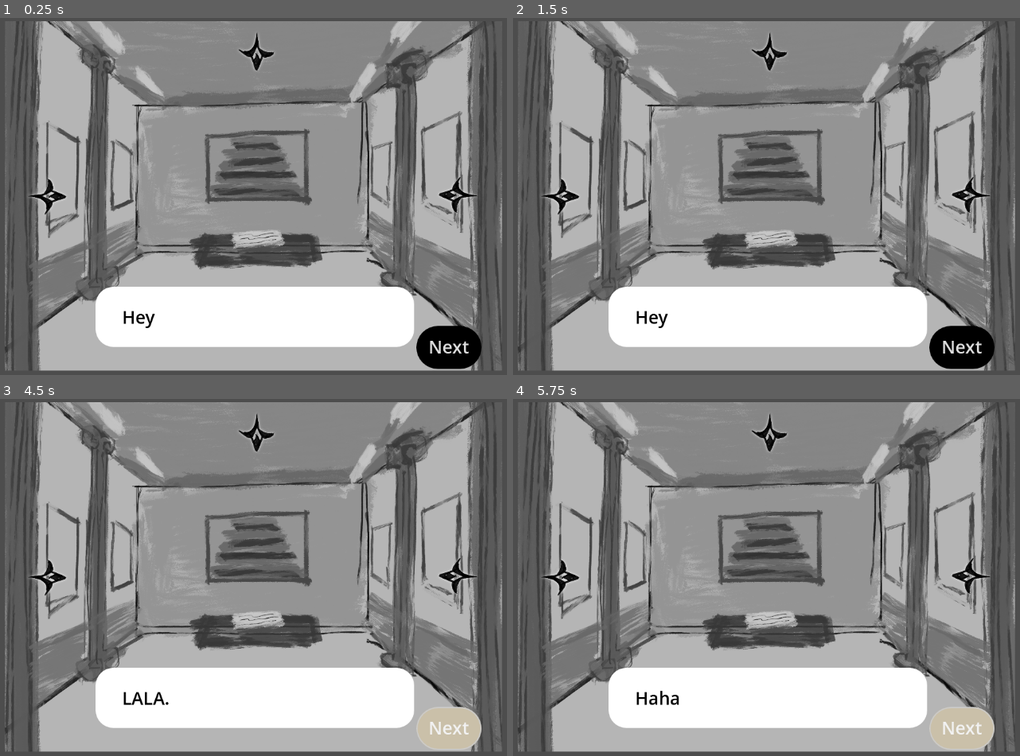
Above: before the commit, frames 1-4 (two rows, left to right).
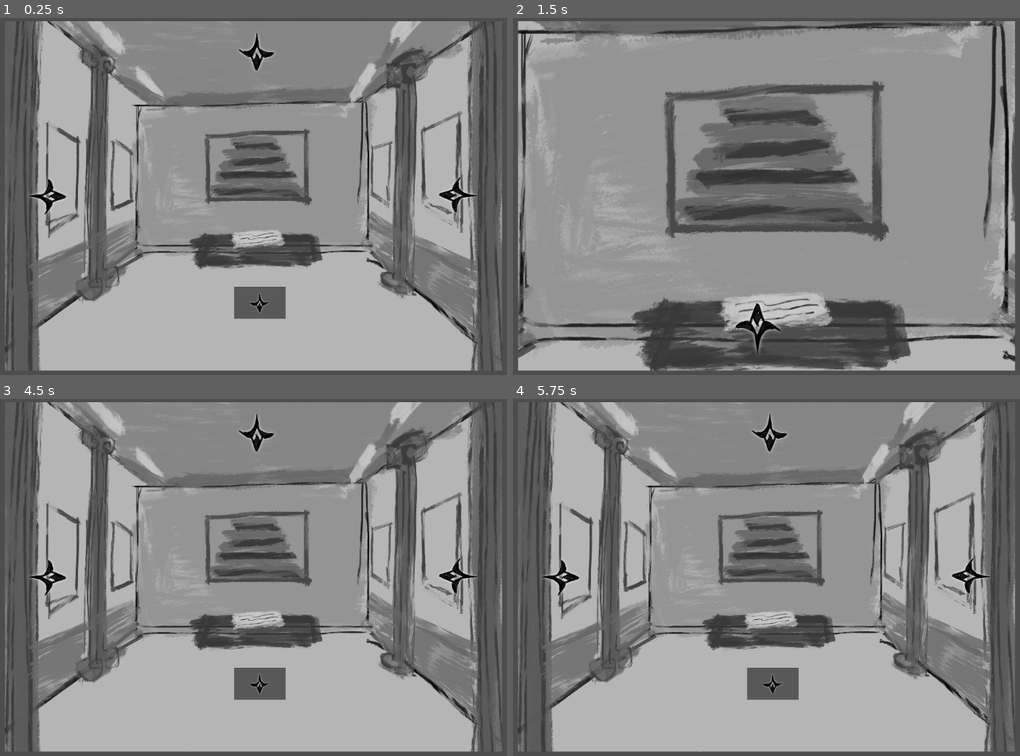
Above: after the commit, the same moments.

Repository: yaliu10/Escape-Room
Game: Godot game, scene res://Scenes/main.tscn
Same seed, same stepped clock (60 frames per second), same inputs: the game is played once before the commit and once after it.
Inputs (mouse positions are in pixels of both pictures, inside the frame that each line leads up to):
- Up to frame 1 (0.25 s): no input
- Up to frame 2 (1.5 s): click (771, 53) at 0.5 s; click (969, 196) at 1.25 s
- Up to frame 3 (4.5 s): click (45, 577) at 2 s; click (258, 684) at 2.77 s; click (243, 709) at 3.52 s; click (451, 727) at 4.25 s, where only the run before the commit has a clickable "Next"
- Up to frame 4 (5.75 s): click (964, 727) at 5 s, where only the run before the commit has a clickable "Next"

The runs differ from the first frame. In frame 1, 12% of the frame differs, in the area x 18-95%, y 75-99%; in frame 2, 71%, in the area x 0-100%, y 0-99%; in frame 3, 11%; in frame 4, 11%.

Commit message:
Editing the dialogue property

Diff:
--- a/escape-room/Scenes/main.tscn
+++ b/escape-room/Scenes/main.tscn
@@ -1,9 +1,8 @@
-[gd_scene load_steps=5 format=3 uid="uid://bombr13ma3q8o"]
+[gd_scene load_steps=4 format=3 uid="uid://bombr13ma3q8o"]
 
 [ext_resource type="Script" path="res://Scripts/main.gd" id="1_uc6yk"]
 [ext_resource type="Texture2D" uid="uid://dtgphwhgvi6iy" path="res://art/IMG_2640.PNG" id="2_g73d6"]
 [ext_resource type="Texture2D" uid="uid://pnpi4rjo80q4" path="res://art/placeholder arrow.PNG" id="3_j2lnq"]
-[ext_resource type="PackedScene" uid="uid://d2s2as4a4dcra" path="res://Scenes/dialogue.tscn" id="4_rbcvt"]
 
 [node name="Main" type="Control"]
 layout_mode = 3
@@ -51,9 +50,16 @@
 icon = ExtResource("3_j2lnq")
 flat = true
 
-[node name="Dialogue" parent="." instance=ExtResource("4_rbcvt")]
-layout_mode = 1
+[node name="text object" type="Button" parent="."]
+layout_mode = 0
+offset_left = 660.0
+offset_top = 488.0
+offset_right = 3668.0
+offset_bottom = 2612.0
+scale = Vector2(-0.0309632, 0.0273233)
+icon = ExtResource("3_j2lnq")
 
 [connection signal="pressed" from="Up Button" to="." method="_on_up_button_pressed"]
 [connection signal="pressed" from="Right Button" to="." method="_on_right_button_pressed"]
 [connection signal="pressed" from="Left Button" to="." method="_on_left_button_pressed"]
+[connection signal="pressed" from="text object" to="." method="_on_text_object_pressed"]
--- /dev/null
+++ b/escape-room/Scenes/test_scene.tscn
@@ -0,0 +1,3 @@
+[gd_scene format=3 uid="uid://bjbleu53pmsee"]
+
+[node name="TestScene" type="Node2D"]
--- a/escape-room/Scripts/dialogue.gd
+++ b/escape-room/Scripts/dialogue.gd
@@ -3,7 +3,7 @@
 @onready var rich_text_label: RichTextLabel = %RichTextLabel
 @onready var next_button: Button = %NextButton
 
-var dialogue_items: Array[String] = [
+@export var dialogue_items: Array[String] = [
 	"Hey",
 	"LALA.",
 	"Haha",
--- a/escape-room/Scripts/main.gd
+++ b/escape-room/Scripts/main.gd
@@ -11,3 +11,9 @@
 func _on_left_button_pressed() -> void:
 	var game = preload ("res://Scenes/left_wall.tscn").instantiate()
 	get_tree().get_root().add_child(game)
+
+
+
+func _on_text_object_pressed() -> void:
+	var game = preload ("res://Scenes/dialogue.tscn").instantiate()
+	get_tree().get_root().add_child(game)
--- /dev/null
+++ b/escape-room/Scripts/text_editing.gd
@@ -0,0 +1,3 @@
+class_name Dialogue extends Resource
+
+@export_multiline var text := ""
--- a/escape-room/left_wall.gd
+++ /dev/null
@@ -1,6 +0,0 @@
-extends Control
-
-
-
-func _on_button_pressed() -> void:
-		get_tree().change_scene_to_file("res://main.tscn")
--- a/escape-room/left_wall.tscn
+++ /dev/null
@@ -1,32 +0,0 @@
-[gd_scene load_steps=4 format=3 uid="uid://oq6qrtu11aho"]
-
-[ext_resource type="Script" path="res://left_wall.gd" id="1_crjaa"]
-[ext_resource type="Texture2D" uid="uid://dodxkgqtjqnux" path="res://art/placeholder left wall.PNG" id="1_fxllj"]
-[ext_resource type="Texture2D" uid="uid://pnpi4rjo80q4" path="res://art/placeholder arrow.PNG" id="3_alxna"]
-
-[node name="Left Wall" type="Control"]
-layout_mode = 3
-anchors_preset = 15
-anchor_right = 1.0
-anchor_bottom = 1.0
-grow_horizontal = 2
-grow_vertical = 2
-script = ExtResource("1_crjaa")
-
-[node name="PlaceholderLeftWall" type="Sprite2D" parent="."]
-position = Vector2(602, 323)
-scale = Vector2(0.3, 0.3)
-texture = ExtResource("1_fxllj")
-
-[node name="Button" type="Button" parent="."]
-layout_mode = 0
-offset_left = 695.0
-offset_top = 637.0
-offset_right = 3703.0
-offset_bottom = 2761.0
-rotation = 3.12593
-scale = Vector2(0.0715281, 0.0715281)
-icon = ExtResource("3_alxna")
-flat = true
-
-[connection signal="pressed" from="Button" to="." method="_on_button_pressed"]
--- a/escape-room/main.gd
+++ /dev/null
@@ -1,13 +0,0 @@
-extends Control
-
-func _on_up_button_pressed() -> void:
-	var game = preload ("res://wall_1.tscn").instantiate()
-	get_tree().get_root().add_child(game)
-
-func _on_right_button_pressed() -> void:
-	var game = preload ("res://right_wall.tscn").instantiate()
-	get_tree().get_root().add_child(game)
-
-func _on_left_button_pressed() -> void:
-	var game = preload ("res://left_wall.tscn").instantiate()
-	get_tree().get_root().add_child(game)
--- a/escape-room/main.tscn
+++ /dev/null
@@ -1,55 +0,0 @@
-[gd_scene load_steps=4 format=3 uid="uid://dwunwk0cng2ri"]
-
-[ext_resource type="Script" path="res://main.gd" id="1_1rpa2"]
-[ext_resource type="Texture2D" uid="uid://dtgphwhgvi6iy" path="res://art/IMG_2640.PNG" id="1_ffnu7"]
-[ext_resource type="Texture2D" uid="uid://pnpi4rjo80q4" path="res://art/placeholder arrow.PNG" id="3_kbrve"]
-
-[node name="Main" type="Control"]
-layout_mode = 3
-anchors_preset = 15
-anchor_right = 1.0
-anchor_bottom = 1.0
-grow_horizontal = 2
-grow_vertical = 2
-script = ExtResource("1_1rpa2")
-
-[node name="Img2640" type="Sprite2D" parent="."]
-position = Vector2(602, 323)
-scale = Vector2(0.3, 0.3)
-texture = ExtResource("1_ffnu7")
-
-[node name="Up Button" type="Button" parent="."]
-layout_mode = 0
-offset_left = 523.0
-offset_top = 5.0
-offset_right = 3531.0
-offset_bottom = 2129.0
-scale = Vector2(0.0560984, 0.0535125)
-icon = ExtResource("3_kbrve")
-flat = true
-
-[node name="Right Button" type="Button" parent="."]
-layout_mode = 0
-offset_left = 1030.0
-offset_top = 238.0
-offset_right = 4038.0
-offset_bottom = 2362.0
-rotation = 1.59175
-scale = Vector2(0.0560984, 0.0535125)
-icon = ExtResource("3_kbrve")
-flat = true
-
-[node name="Left Button" type="Button" parent="."]
-layout_mode = 0
-offset_left = 171.0
-offset_top = 408.0
-offset_right = 3179.0
-offset_bottom = 2532.0
-rotation = -1.55861
-scale = Vector2(0.0560984, 0.0535125)
-icon = ExtResource("3_kbrve")
-flat = true
-
-[connection signal="pressed" from="Up Button" to="." method="_on_up_button_pressed"]
-[connection signal="pressed" from="Right Button" to="." method="_on_right_button_pressed"]
-[connection signal="pressed" from="Left Button" to="." method="_on_left_button_pressed"]
--- a/escape-room/right_wall.gd
+++ /dev/null
@@ -1,6 +0,0 @@
-extends Control
-
-
-
-func _on_button_pressed() -> void:
-		get_tree().change_scene_to_file("res://main.tscn")
--- a/escape-room/right_wall.tscn
+++ /dev/null
@@ -1,32 +0,0 @@
-[gd_scene load_steps=4 format=3 uid="uid://cb62lwpkeaee3"]
-
-[ext_resource type="Script" path="res://right_wall.gd" id="1_pwk68"]
-[ext_resource type="Texture2D" uid="uid://dm7fqcwymr2lp" path="res://art/placeholder right wall.PNG" id="1_wix7h"]
-[ext_resource type="Texture2D" uid="uid://pnpi4rjo80q4" path="res://art/placeholder arrow.PNG" id="3_cxqnp"]
-
-[node name="Right Wall" type="Control"]
-layout_mode = 3
-anchors_preset = 15
-anchor_right = 1.0
-anchor_bottom = 1.0
-grow_horizontal = 2
-grow_vertical = 2
-script = ExtResource("1_pwk68")
-
-[node name="PlaceholderRightWall" type="Sprite2D" parent="."]
-position = Vector2(602, 323)
-scale = Vector2(0.3, 0.3)
-texture = ExtResource("1_wix7h")
-
-[node name="Button" type="Button" parent="."]
-layout_mode = 0
-offset_left = 695.0
-offset_top = 637.0
-offset_right = 3703.0
-offset_bottom = 2761.0
-rotation = 3.12593
-scale = Vector2(0.0715281, 0.0715281)
-icon = ExtResource("3_cxqnp")
-flat = true
-
-[connection signal="pressed" from="Button" to="." method="_on_button_pressed"]
--- a/escape-room/wall_1.gd
+++ /dev/null
@@ -1,5 +0,0 @@
-extends Control
-
-
-func _on_button_pressed() -> void:
-	get_tree().change_scene_to_file("res://main.tscn")
--- a/escape-room/wall_1.tscn
+++ /dev/null
@@ -1,32 +0,0 @@
-[gd_scene load_steps=4 format=3 uid="uid://dt7r6m181q67j"]
-
-[ext_resource type="Texture2D" uid="uid://dui4i7blhdwa1" path="res://art/IMG_2641.PNG" id="1_5046a"]
-[ext_resource type="Script" path="res://wall_1.gd" id="1_n8fpu"]
-[ext_resource type="Texture2D" uid="uid://pnpi4rjo80q4" path="res://art/placeholder arrow.PNG" id="2_7gtmm"]
-
-[node name="Wall 1" type="Control"]
-layout_mode = 3
-anchors_preset = 15
-anchor_right = 1.0
-anchor_bottom = 1.0
-grow_horizontal = 2
-grow_vertical = 2
-script = ExtResource("1_n8fpu")
-
-[node name="Img2641" type="Sprite2D" parent="."]
-position = Vector2(602, 323)
-scale = Vector2(0.3, 0.3)
-texture = ExtResource("1_5046a")
-
-[node name="Button" type="Button" parent="."]
-layout_mode = 0
-offset_left = 695.0
-offset_top = 637.0
-offset_right = 3703.0
-offset_bottom = 2761.0
-rotation = 3.12593
-scale = Vector2(0.0715281, 0.0715281)
-icon = ExtResource("2_7gtmm")
-flat = true
-
-[connection signal="pressed" from="Button" to="." method="_on_button_pressed"]
